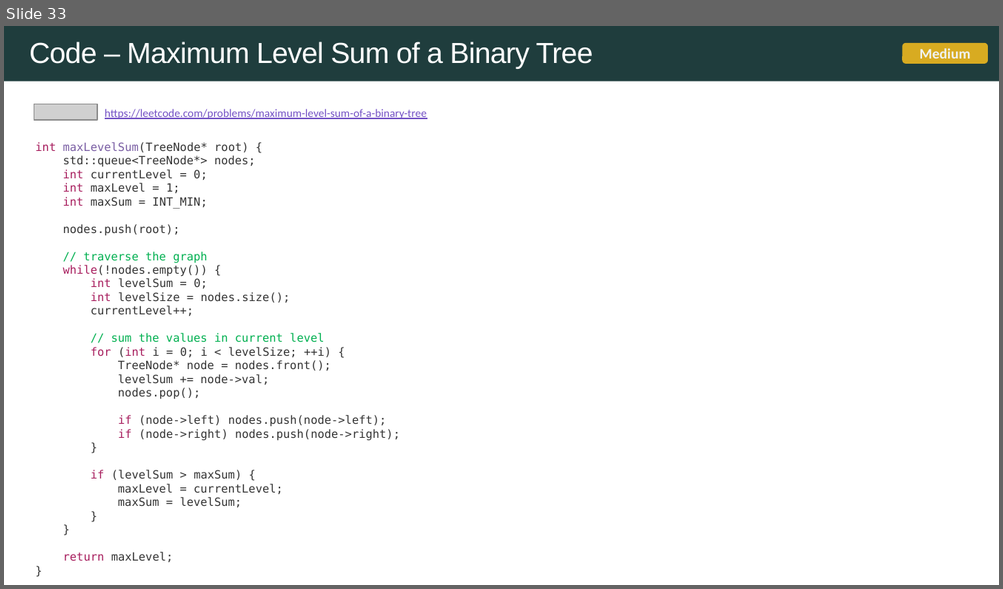
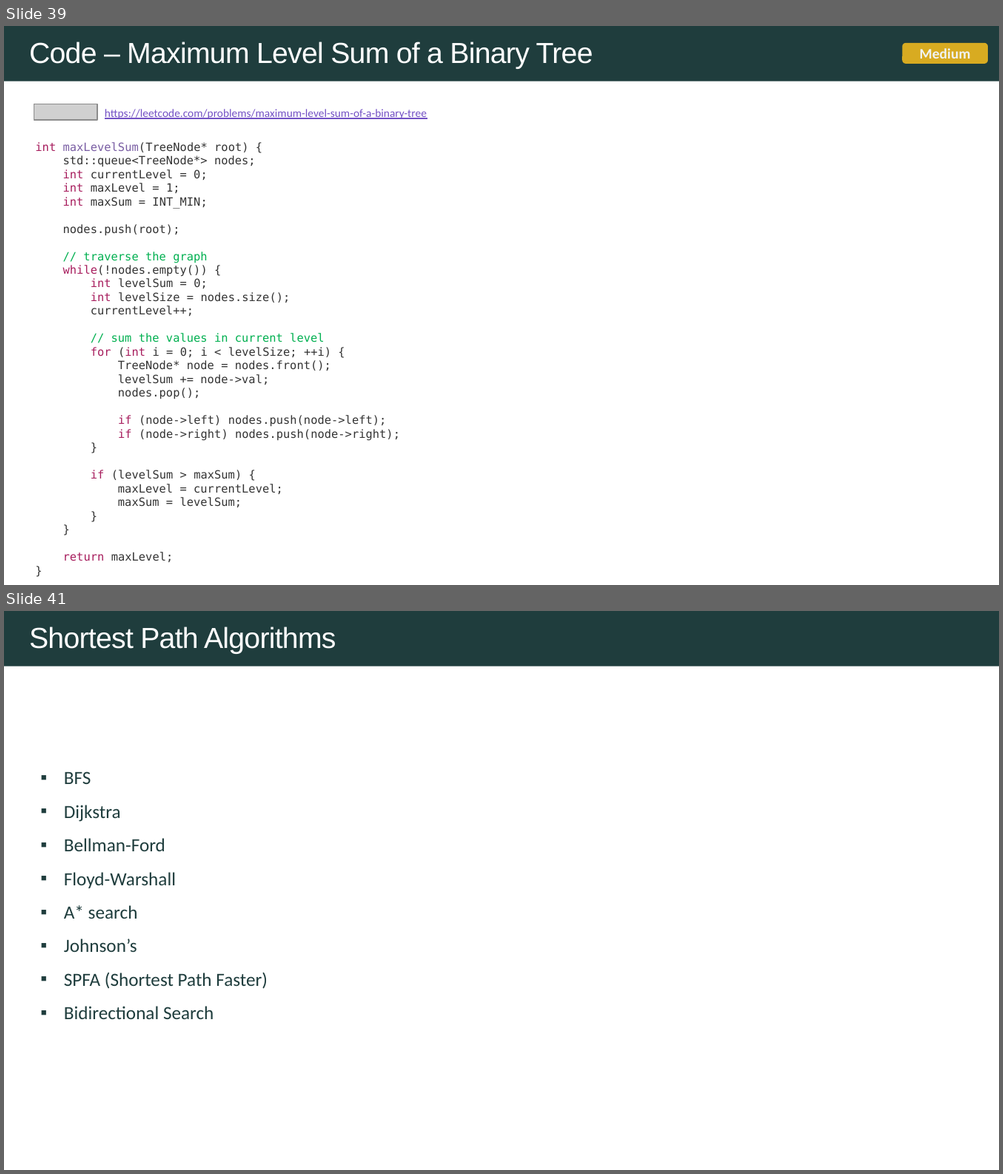
Before and after one commit to rfdavid/coding-interview-handbook-cpp, a slide deck: Algorithm and problem Solving Cheatsheet.pptm. Shown one above the other, each under a label of ours: slide 33 before the commit, slides 39 and 41 after it; the slides between them are not shown. The pictures are 1003x589 and 1003x1174 pixels, drawn with LibreOffice and Linux fonts; fonts in the diff are those of the drawing; grey boxes stand for pictures. Boxes give left, top, right and bottom in pixels: in the first picture for what was removed or moved away, otherwise in the second. Text is boxed around its words. In the diff, an @@ line names an element or a change of style, - is before the commit and + after.

```diff
--- a/Algorithm and problem Solving Cheatsheet.pptm
+++ b/Algorithm and problem Solving Cheatsheet.pptm
@@ slide 41 added at (4,611,999,1170), background #FFFFFF; not listed: 1 template element that a slide beside it also shows @@
@@ text added at (29,627,336,654), 28 pt, text #FFFFFF @@
+Shortest Path Algorithms
@@ text added at (64,772,267,1019), 18 pt, text #1F3D3D @@
+▪ BFS
+▪ Dijkstra
+▪ Bellman-Ford
+▪ Floyd-Warshall
+▪ A* search
+▪ Johnson’s
+▪ SPFA (Shortest Path Faster)
+▪ Bidirectional Search
@@ what was slide 33 is now slide 39 @@
```
Also in this commit, not shown: 4 slides changed, 10 other slides added, 13 other files.
